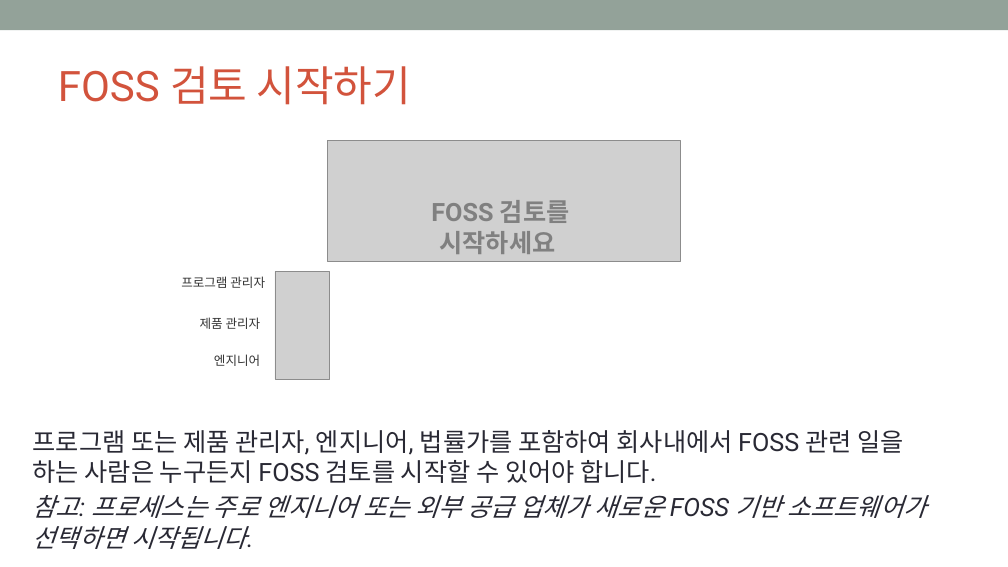
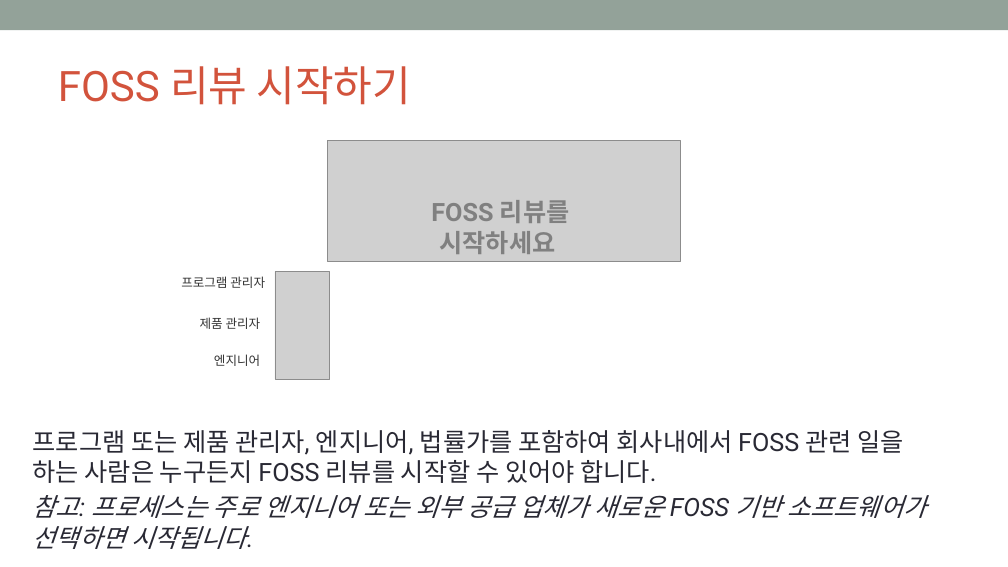
Before and after one commit to OpenChain-KWG/Curriculum-Translation-KR, a slide deck: slide 44 of target/slides/openchain-curriculum-for-1-1.pptx. Drawn at 1008x567 pixels with LibreOffice and Linux fonts; fonts in the diff are those of the drawing; grey boxes stand for pictures; background and template pictures are left out. Boxes give left, top, right and bottom in pixels: in the first picture for what was removed or moved away, otherwise in the second. Text is boxed around its words. In the diff, an @@ line names an element or a change of style, - is before the commit and + after.

```diff
--- a/target/slides/openchain-curriculum-for-1-1.pptx
+++ b/target/slides/openchain-curriculum-for-1-1.pptx
@@ title at [58,66,411,105]: text changed @@
-FOSS 검토 시작하기
+FOSS 리뷰 시작하기
@@ text at [431,200,570,254]: text changed @@
-FOSS 검토를 시작하세요
+FOSS 리뷰를 시작하세요
@@ text at [33,430,904,483]: text changed @@
-프로그램 또는 제품 관리자, 엔지니어, 법률가를 포함하여 회사내에서 FOSS 관련 일을 하는 사람은 누구든지 FOSS 검토를 시작할 수 있어야 합니다.
+프로그램 또는 제품 관리자, 엔지니어, 법률가를 포함하여 회사내에서 FOSS 관련 일을 하는 사람은 누구든지 FOSS 리뷰를 시작할 수 있어야 합니다.
```
Also in this commit, not shown: 7 other slides changed, 3 slides added, 3 slides removed, 10 other files.
